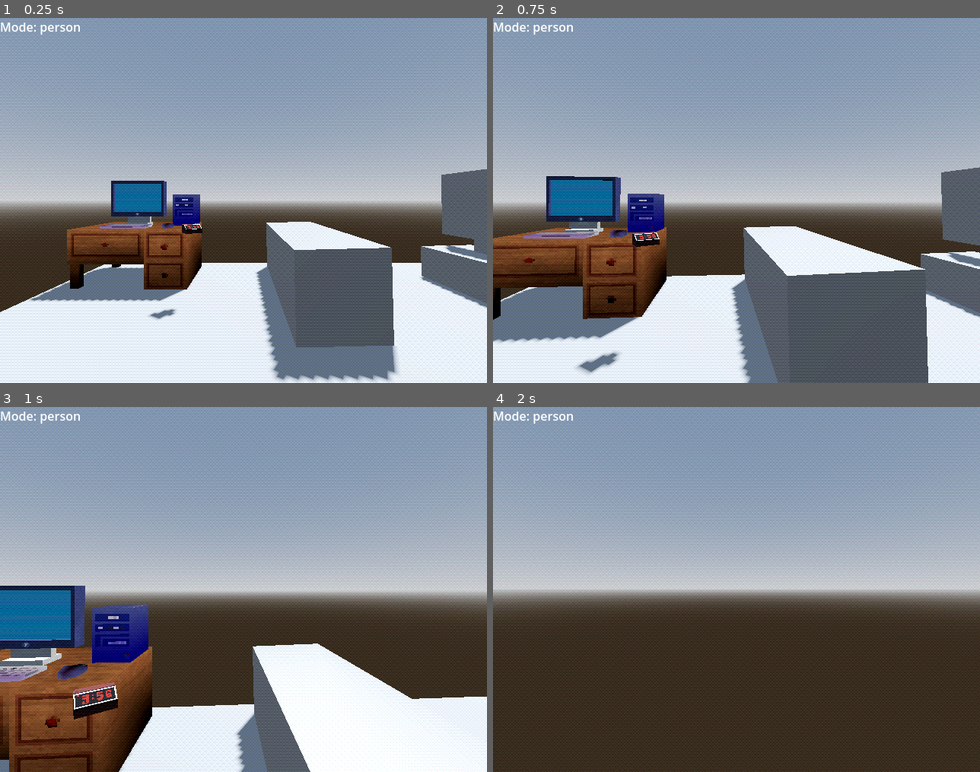
Above: before the commit, frames 1-4 (two rows, left to right).
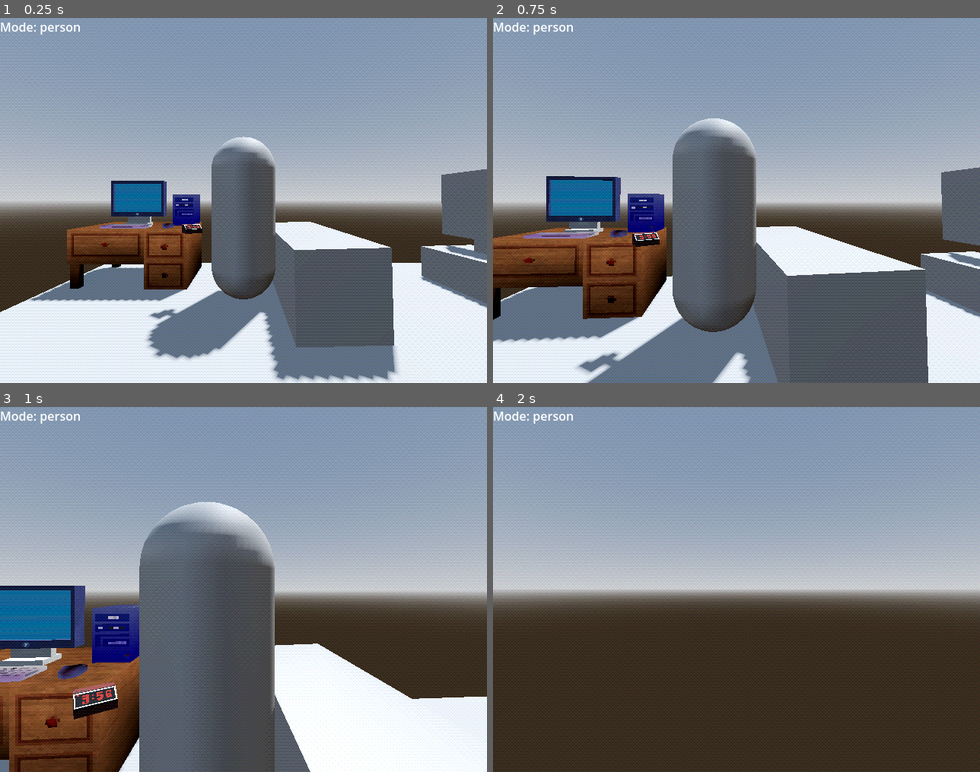
Above: after the commit, the same moments.

Repository: chrisguayara/horror_online
Game: Godot game, scene res://scenes/main.tscn
The game is run twice, just before and just after one commit, with the same random seed, the same clock (stepped at 60 frames per second) and the same inputs.
Inputs (mouse positions are in pixels of both pictures, inside the frame that each line leads up to):
- Up to frame 1 (0.25 s): no input
- Up to frame 2 (0.75 s): tap Enter at 0.5 s; move the mouse to (760, 200) at 0.52 s; hold W (up) from 0.53 s (still down); tap E (interact) at 0.6 s
- Up to frame 3 (1 s): keep holding W (up); tap Space (jump) at 0.77 s
- Up to frame 4 (2 s): keep holding W (up); move the mouse to (712, 589) at 1.27 s; tap E (interact) at 1.35 s; tap Space (jump) at 1.52 s

The runs differ from the first frame. In frame 1, 7.9% of the frame differs, in the area x 29-57%, y 32-94%; in frame 2, 12%; in frame 3, 19%, in the area x 28-57%, y 26-100%; in frame 4, nothing differs.

Commit message:
statemachine touches
updating state machine to be fully compatible with delta time

Diff:
--- a/scenes/axekiller.tscn
+++ b/scenes/axekiller.tscn
@@ -19,3 +19,9 @@
 [node name="CollisionShape3D" type="CollisionShape3D" parent="."]
 transform = Transform3D(1, 0, 0, 0, 1, 0, 0, 0, 1, 0, 1.2105, 0)
 shape = SubResource("CapsuleShape3D_t7jvd")
+
+[node name="Timer" type="Timer" parent="."]
+wait_time = 5.964
+one_shot = true
+
+[connection signal="timeout" from="Timer" to="." method="_on_timer_timeout"]
--- a/scenes/main.tscn
+++ b/scenes/main.tscn
@@ -16,6 +16,7 @@
 [ext_resource type="AudioStream" uid="uid://c72ym56mc7plj" path="res://assets/sound/soundfx/pickup.mp3" id="9_eb6dy"]
 [ext_resource type="AudioStream" uid="uid://b3a350oki6al1" path="res://assets/sound/soundfx/playtest.mp3" id="9_ya4ey"]
 [ext_resource type="Script" uid="uid://b4dttgvb0c7my" path="res://scenes/spark2.gd" id="10_choun"]
+[ext_resource type="PackedScene" uid="uid://c7anke2xysecy" path="res://scenes/axekiller.tscn" id="17_muem4"]
 
 [sub_resource type="ProceduralSkyMaterial" id="ProceduralSkyMaterial_sugp2"]
 sky_horizon_color = Color(0.662243, 0.671743, 0.686743, 1)
@@ -189,6 +190,9 @@
 stream = ExtResource("9_ya4ey")
 volume_db = 2.734
 
+[node name="axekiller" parent="." node_paths=PackedStringArray("player") instance=ExtResource("17_muem4")]
+player = NodePath("../player")
+
 [connection signal="addSound" from="player/inventory" to="Soundmanager" method="_on_inventory_add_sound"]
 [connection signal="exit" from="House/setup/PC" to="player/head" method="_on_pc_exit"]
 [connection signal="transition" from="House/setup/PC" to="player/head" method="_on_pc_transition"]
--- a/scripts/killer/killerlogic.gd
+++ b/scripts/killer/killerlogic.gd
@@ -7,11 +7,12 @@
 	"entry": _entry_state
 }
 
-var currentstate: String = "stalking"
+var currentstate: String = "hunting"
 
 var health = 200
 var visitedEntries = {}
-@export var axe : Node3D
+@export var axe: Node3D
+@export var player: Node3D
 var speed = 10
 var isRunning = false
 var isDead = false
@@ -19,27 +20,45 @@
 var aggresiveness = 1.0
 var fear = 1.0
 var characteristics = [aggresiveness, fear]
-var update = false
+var update_ready = false
+@onready var timer = $Timer
+
+func _ready():
+	timer.wait_time = 2.0
+	timer.start()
 
 func _physics_process(delta):
+	if update_ready:
+		_timed_update()
+		update_ready = false
+	states[currentstate].call(delta)
 
-	states[currentstate].call(delta)
-#state logic !
+func _timed_update():
+	speed *= characteristics[0]
+	var timed_method = currentstate + "_timed_update"
+	if has_method(timed_method):
+		call(timed_method)
 
 func _stalking_state(delta):
+	characteristics[0] = 1.02
 	pass
 
 func _hunting_state(delta):
-
-	if update:
-		speed *= characteristics[0] - characteristics[1]
-
-
+	characteristics[0] = 1.2
 	pass
 
-
 func _hurt_state(delta):
+	characteristics[0] = 1.4
+	characteristics[1] = 1.7
+	if player:
+		var direction = (player.global_transform.origin - global_transform.origin).normalized()
+		velocity = direction * speed
+		move_and_slide()
 	pass
 
 func _entry_state(delta):
+	characteristics[0]=1.02
 	pass
+
+func _on_Timer_timeout():
+	update_ready = true
Not shown: 1 places in scenes/main.tscn that only renumber resources
